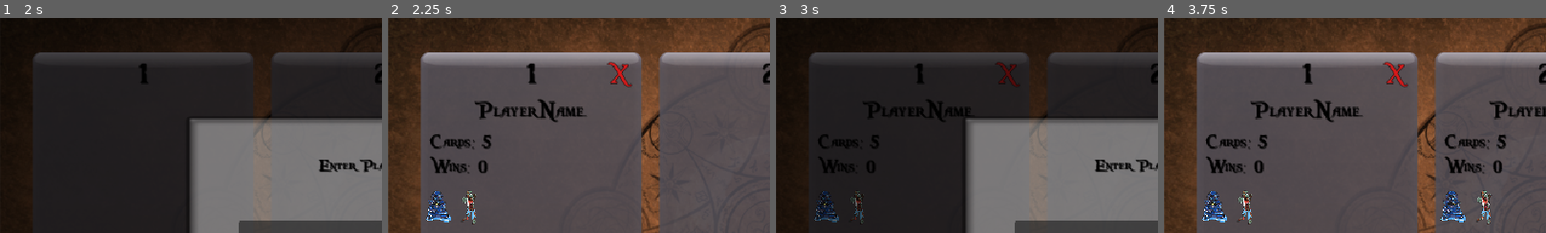
Above: before the commit, frames 1-4 (left to right).
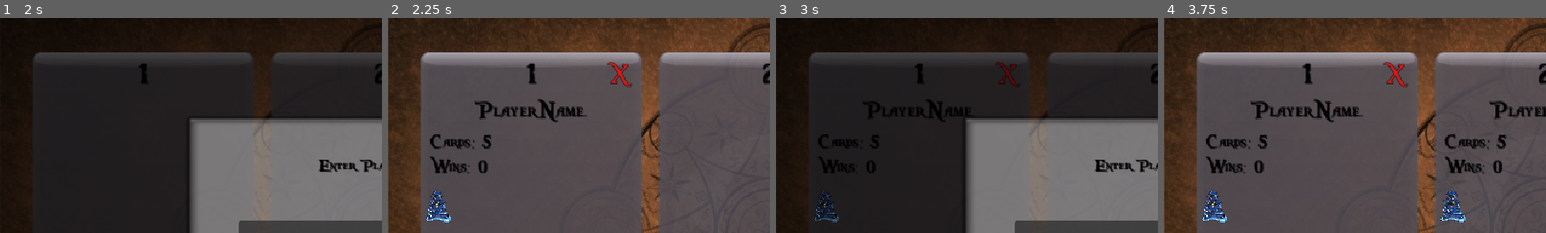
Above: after the commit, the same moments.

Repository: IsamuBarbieri/card_master
Game: Godot game, scene res://scenes/menu/Splash.tscn
Same seed, same stepped clock (60 frames per second), same inputs: the game is played once before the commit and once after it. Sound files missing from this copy of the repository are replaced by a short silence.
Inputs (mouse positions are % of the whole screen's width and height, from its top left):
- Up to frame 1 (2 s): tap Enter at 0.5 s; move the mouse to (72, 45) at 0.52 s; click (72, 45) at 0.67 s; click "1" at 1.25 s
- Up to frame 2 (2.25 s): click "OK" at 2 s
- Up to frame 3 (3 s): click "2" at 2.75 s
- Up to frame 4 (3.75 s): click "OK" at 3.5 s
The pictures show only the part of the screen within x 0-50%, y 0-50%; the shares and areas given below are measured in that part.

Frame 1 is identical in both runs. In frame 2, 0.3% of the frame differs, in the area x 19-23%, y 80-97%; in frame 3, 0.1%; in frame 4, 0.6%, in the area x 19-86%, y 80-97%.

Commit message:
Rework opponent card pools, Slime-only starter deck, persist deck on back
- ai_table.csv: each opponent's pool is now a sliding window of its own
  species plus the two below it, instead of a range that reached forward
  into the NEXT opponent's species. Also promotes Lich/Odin/Dragon from
  orphan species (present in gen_table.csv but nobody's signature card) to
  real opponents, shifting The Void/Rage Quit to ids 19/20 - roster 18->21.
- Opponents grid 6x3 -> 7x3 to fit the larger roster.
- Player starter deck is now Slime-only, and the shop's free slot-0 safety
  net forces Slime specifically instead of whatever its range rolled, so
  Slime is the single species that is ever free.
- DeckSelect: "Back" now syncs and saves last_deck. Previously only "Play"
  did, so leaving without playing silently discarded the deck selection.

Co-Authored-By: Claude Sonnet 5 <noreply@anthropic.com>

Diff:
--- a/assets/cards/ai_table.csv
+++ b/assets/cards/ai_table.csv
@@ -1,19 +1,22 @@
 Unique ID,Name,Image ID,Level,First Set,Other Set
-0,Slime,0,0,(0-1),(0-1)
-1,Zombie,1,0,(1-2),(0-2)
-2,Ghost,2,1,(2-3),(1-3)
-3,Skeleton,3,1,(3-5),(2-4)
-4,Black Wolf,4,2,(4-6),(3-5)
-5,Goblin Sciaman,5,2,(5-7),(4-6)
-6,Troll,6,3,(6-8),(5-7)
-7,Centaur,7,3,(8-10),(7-9)
-8,Ginger,8,4,(9-11),(8-10)
-9,Nymph,9,4,(10-12),(9-11)
-10,Pegasus,10,5,(11-13),(10-12)
-11,Minotaur,11,5,(12-14),(11-13)
-12,Griffin,12,6,(13-15),(12-14)
-13,Elementals,13,6,(14-16),(13-15)
-14,Lamia,14,7,(15-17),(14-16)
-15,Kraken Queen,15,7,(16-18),(15-17)
-16,The Void,19,7,(17-19),(16-18)
-17,Rage Quit,20,7,(20-20),(20-20)
+0,Slime,0,0,(0-0),(0-0)
+1,Zombie,1,0,(0-1),(0-0)
+2,Ghost,2,1,(0-2),(0-1)
+3,Skeleton,3,1,(1-3),(1-2)
+4,Black Wolf,4,2,(2-4),(2-3)
+5,Goblin Sciaman,5,2,(3-5),(3-4)
+6,Troll,6,3,(4-6),(4-5)
+7,Centaur,7,3,(5-7),(5-6)
+8,Ginger,8,4,(6-8),(6-7)
+9,Nymph,9,4,(7-9),(7-8)
+10,Pegasus,10,5,(8-10),(8-9)
+11,Minotaur,11,5,(9-11),(9-10)
+12,Griffin,12,6,(10-12),(10-11)
+13,Elementals,13,6,(11-13),(11-12)
+14,Lamia,14,7,(12-14),(12-13)
+15,Kraken Queen,15,7,(13-15),(13-14)
+16,Lich,16,7,(14-16),(14-15)
+17,Odin,17,7,(15-17),(15-16)
+18,Dragon,18,7,(16-18),(16-17)
+19,The Void,19,7,(17-19),(17-18)
+20,Rage Quit,20,7,(18-20),(18-19)
--- a/scripts/Player.gd
+++ b/scripts/Player.gd
@@ -22,12 +22,12 @@
 	available_opponents.fill(false)
 	available_opponents[0] = true
 
-## Port of Player.cs's GenerateBaseSet(): 5 starter cards from definitions
-## 0 or 1 only (Slime/whatever gen_table.csv's 2nd row is), randomly chosen
-## per card.
+## Port of Player.cs's GenerateBaseSet(): 5 Slime starter cards - Slime
+## (def_id 0) is the only species that's ever free, matching Shop.gd's
+## slot-0 safety net.
 func generate_base_set() -> void:
 	for i in 5:
-		var card := CardManager.generate_card(randi() % 2)
+		var card := CardManager.generate_card(0)
 		card.has_zero_price = true
 		cards.append(card)
 
--- a/scripts/deckselect/DeckSelect.gd
+++ b/scripts/deckselect/DeckSelect.gd
@@ -748,12 +748,20 @@
 
 func _on_play_pressed() -> void:
 	Game.play_sfx(ASSETS + "sfx/button_sound.wav")
+	_sync_last_deck()
+	busy_indicator.visible = true
+	launch_battle_delay = LAUNCH_BATTLE_DELAY
+
+func _on_back_pressed() -> void:
+	Game.play_sfx(ASSETS + "sfx/button_back_sound.wav")
+	# Unlike _on_play_pressed (whose save piggybacks on the launch-delay
+	# timer in _process), leaving without playing had no save path at all -
+	# the in-progress deck selection was silently lost on every "Back".
+	_sync_last_deck()
+	SaveSystem.save_player(Game.player)
+	get_tree().change_scene_to_file("res://scenes/menu/Opponents.tscn")
+
+func _sync_last_deck() -> void:
 	for i in 5:
 		var card: Card = lower_deck.card_stats(i)
 		Game.player.last_deck[i] = card.unique_id if card != null else -1
-	busy_indicator.visible = true
-	launch_battle_delay = LAUNCH_BATTLE_DELAY
-
-func _on_back_pressed() -> void:
-	Game.play_sfx(ASSETS + "sfx/button_back_sound.wav")
-	get_tree().change_scene_to_file("res://scenes/menu/Opponents.tscn")
--- a/scripts/menu/Opponents.gd
+++ b/scripts/menu/Opponents.gd
@@ -30,7 +30,7 @@
 const CARD_H := 128
 const ITEM_MARGIN := 1
 const ITEM_SIZE := Vector2(CARD_W + ITEM_MARGIN * 2, CARD_H + ITEM_MARGIN * 2)
-const GRID_COLUMNS := 6  # opp_count (18, RAGEQUIT included) = exactly 3 rows of 6
+const GRID_COLUMNS := 7  # opp_count (21, RAGEQUIT included) = exactly 3 rows of 7
 const LABEL_FONT_SIZE := 36
 
 var opp_count: int
@@ -99,14 +99,14 @@
 	select_button.pressed.connect(_on_select_pressed)
 
 	var scroll := ScrollContainer.new()
-	scroll.position = Vector2(136, 50)
-	scroll.size = Vector2(688, 402)  # exactly fits 3 rows of 6 (98x130 items, 20/6 sep) with no scrollbar
+	scroll.position = Vector2(95, 50)
+	scroll.size = Vector2(770, 402)  # exactly fits 3 rows of 7 (98x130 items, 14/6 sep) with no scrollbar
 	scroll.horizontal_scroll_mode = ScrollContainer.SCROLL_MODE_DISABLED  # GridListScrollOrientation.Vertical
 	add_child(scroll)
 
 	var grid := GridContainer.new()
 	grid.columns = GRID_COLUMNS
-	grid.add_theme_constant_override("h_separation", 20)
+	grid.add_theme_constant_override("h_separation", 14)
 	grid.add_theme_constant_override("v_separation", 6)
 	scroll.add_child(grid)
 
--- a/scripts/menu/Shop.gd
+++ b/scripts/menu/Shop.gd
@@ -498,9 +498,16 @@
 	var maxv: int = mini(GEN_TABLE[index][1], cap)
 
 	# Slot 0 is the opening safety net (see the has_zero_price rule below):
-	# it stays visible with at least Slime/Zombie even before the very first
-	# win, otherwise a new player with no cards has nowhere to get any.
-	if index == 0:
+	# while the player can't field a full deck (fewer than 5 cards), it
+	# forces Slime specifically instead of its normal roll - Slime is the
+	# only species that's ever free, matching the player's own starter deck
+	# (Player.generate_base_set()), not whatever species the normal range
+	# would have rolled.
+	var free_slime := index == 0 and Game.player.cards.size() < 5
+	if free_slime:
+		minv = 0
+		maxv = 0
+	elif index == 0:
 		maxv = maxi(maxv, 1)
 
 	if maxv < minv:
@@ -520,7 +527,8 @@
 		shop_cards_time[index] = float(wins - RESTOCK_WINS)
 
 	if force_regenerate or shop_cards[index] == null \
-			or wins - int(shop_cards_time[index]) >= RESTOCK_WINS:
+			or wins - int(shop_cards_time[index]) >= RESTOCK_WINS \
+			or (free_slime and shop_cards[index].def_id != 0):
 		shop_cards[index] = CardManager.generate_card(randi_range(minv, maxv))
 		shop_cards_time[index] = float(wins)
 		_save_shop_cards()
@@ -534,7 +542,7 @@
 	# 5 later (or stuck free if it climbs back up) - a stale flag from an
 	# earlier visit could otherwise price them out of the safety net.
 	if index == 0:
-		shop_cards[index].has_zero_price = Game.player.cards.size() < 5
+		shop_cards[index].has_zero_price = free_slime
 
 	shop_card_panels[index].visible = true
 	shop_card_views[index].visible = true
--- /dev/null
+++ b/tests/test_opponent_pool_and_starter_deck.gd
@@ -0,0 +1,63 @@
+extends Node
+## Verifies:
+##  1. ai_table.csv's sliding window: each opponent's card pool never reaches
+##     past its own species (Image ID), and reaches at most 2 species below
+##     it - the fix for "an opponent also has the next opponent's card".
+##  2. Lich/Odin/Dragon (gen_table.csv species 16-18, previously nobody's
+##     signature opponent) are now real opponents between Kraken Queen and
+##     The Void, and The Void/Rage Quit shifted to ids 19/20.
+##  3. Player.generate_base_set() is Slime-only and free.
+##  4. Opponents.gd's grid geometry actually fits 21 opponents in 3 rows of 7.
+## Run: godot --headless --quit-after 10 res://tests/test_opponent_pool_and_starter_deck.tscn
+
+func _ready() -> void:
+	assert(AIManager.count() == 21, "expected 21 opponents (18 + Lich/Odin/Dragon), got %d" % AIManager.count())
+	assert(AIManager.rage_quit_index() == 20, "RAGEQUIT should be the last index")
+
+	for i in AIManager.count():
+		var ai: AIManager.AIData = AIManager.get_ai(i)
+		assert(ai.gen_first_max == ai.image_id, "opponent %d (%s) reaches past its own species: gen_first_max=%d image_id=%d" % [i, ai.ai_name, ai.gen_first_max, ai.image_id])
+		var expected_min: int = maxi(0, ai.image_id - 2)
+		assert(ai.gen_first_min == expected_min, "opponent %d (%s) window should start at %d, got %d" % [i, ai.ai_name, expected_min, ai.gen_first_min])
+		assert(ai.gen_other_max == maxi(0, ai.image_id - 1), "opponent %d (%s) Other Set should exclude its own species" % [i, ai.ai_name])
+		assert(ai.gen_other_min == expected_min, "opponent %d (%s) Other Set should share the window's low end" % [i, ai.ai_name])
+
+	# The exact example used to pin down the rule: Lamia (id 14).
+	var lamia: AIManager.AIData = AIManager.get_ai(14)
+	assert(lamia.ai_name == "Lamia")
+	assert(lamia.gen_first_min == 12 and lamia.gen_first_max == 14, "Lamia First Set should be (12-14)")
+	assert(lamia.gen_other_min == 12 and lamia.gen_other_max == 13, "Lamia Other Set should be (12-13)")
+
+	# Lich/Odin/Dragon are now real opponents, The Void/Rage Quit shifted.
+	var lich: AIManager.AIData = AIManager.get_ai(16)
+	var odin: AIManager.AIData = AIManager.get_ai(17)
+	var dragon: AIManager.AIData = AIManager.get_ai(18)
+	var the_void: AIManager.AIData = AIManager.get_ai(19)
+	var rage_quit: AIManager.AIData = AIManager.get_ai(20)
+	assert(lich.ai_name == "Lich" and lich.image_id == 16)
+	assert(odin.ai_name == "Odin" and odin.image_id == 17)
+	assert(dragon.ai_name == "Dragon" and dragon.image_id == 18)
+	assert(the_void.ai_name == "The Void" and the_void.image_id == 19)
+	assert(rage_quit.ai_name == "Rage Quit" and rage_quit.image_id == 20)
+
+	# Starter deck: Slime-only, free.
+	var player := Player.new("Test", 0, AIManager.count())
+	player.generate_base_set()
+	assert(player.cards.size() == 5)
+	for card in player.cards:
+		assert(card.def_id == 0, "starter card should be Slime (def_id 0), got %d" % card.def_id)
+		assert(card.has_zero_price, "starter card should be free")
+
+	# Opponents.gd grid: 7 columns x 3 rows = 21, must fit the scroll exactly.
+	var item_w := 98  # CARD_W(96) + 2*ITEM_MARGIN(1)
+	var item_h := 130  # CARD_H(128) + 2*ITEM_MARGIN(1)
+	var cols := 7
+	var rows := 3
+	assert(cols * rows == 21, "7x3 must exactly fit 21 opponents")
+	var grid_w := cols * item_w + (cols - 1) * 14
+	var grid_h := rows * item_h + (rows - 1) * 6
+	assert(grid_w <= 770, "grid width %d exceeds the 770 scroll width" % grid_w)
+	assert(grid_h <= 402, "grid height %d exceeds the 402 scroll height" % grid_h)
+
+	print("OK - opponent pool, starter deck, and grid checks passed")
+	get_tree().quit()
--- /dev/null
+++ b/tests/test_opponent_pool_and_starter_deck.tscn
@@ -0,0 +1,6 @@
+[gd_scene load_steps=2 format=3]
+
+[ext_resource type="Script" path="res://tests/test_opponent_pool_and_starter_deck.gd" id="1"]
+
+[node name="TestOpponentPoolAndStarterDeck" type="Node"]
+script = ExtResource("1")
--- a/tests/test_ragequit_opponent.gd
+++ b/tests/test_ragequit_opponent.gd
@@ -1,27 +1,28 @@
 extends Node
-## Verifies RAGEQUIT is now the 18th, directly reachable opponent (grid
-## includes it, unlock bounds check doesn't fall off the end of the array).
+## Verifies RAGEQUIT is the last, directly reachable opponent (grid includes
+## it, unlock bounds check doesn't fall off the end of the array).
 ## Run: godot --headless --quit-after 10 res://tests/test_ragequit_opponent.tscn
 
 func _ready() -> void:
-	assert(AIManager.count() == 18, "expected 18 AI rows (17 real + RAGEQUIT), got %d" % AIManager.count())
-	assert(AIManager.rage_quit_index() == 17, "RAGEQUIT should be the last index")
+	assert(AIManager.count() == 21, "expected 21 AI rows (20 real + RAGEQUIT), got %d" % AIManager.count())
+	assert(AIManager.rage_quit_index() == 20, "RAGEQUIT should be the last index")
 
 	var ai: AIManager.AIData = AIManager.get_ai(AIManager.rage_quit_index())
-	assert(ai.ai_name == "Rage Quit" or ai.ai_name.to_lower().contains("rage"), "index 17 isn't the RAGEQUIT row: %s" % ai.ai_name)
+	assert(ai.ai_name == "Rage Quit" or ai.ai_name.to_lower().contains("rage"), "last index isn't the RAGEQUIT row: %s" % ai.ai_name)
 
-	# available_opponents must already be sized to cover index 17 (Player.gd
-	# resizes to AIManager.count()) so the sequential unlock on beating
-	# opponent 16 (`available_opponents[index+1] = true`) has a slot to write
-	# into instead of silently no-op'ing past the array end.
+	# available_opponents must already be sized to cover the last index
+	# (Player.gd resizes to AIManager.count()) so the sequential unlock on
+	# beating the second-to-last opponent (`available_opponents[index+1] =
+	# true`) has a slot to write into instead of silently no-op'ing past
+	# the array end.
 	var arr: Array = []
 	arr.resize(AIManager.count())
 	arr.fill(false)
-	arr[16] = true
-	var opponent_index := 16
+	var opponent_index := AIManager.rage_quit_index() - 1
+	arr[opponent_index] = true
 	if opponent_index + 1 < arr.size():
 		arr[opponent_index + 1] = true
-	assert(arr[17] == true, "beating opponent 16 must unlock RAGEQUIT at index 17")
+	assert(arr[AIManager.rage_quit_index()] == true, "beating the second-to-last opponent must unlock RAGEQUIT")
 
 	print("OK - RAGEQUIT opponent checks passed")
 	get_tree().quit()
Not shown, added: tests/test_opponent_pool_and_starter_deck.gd.uid
